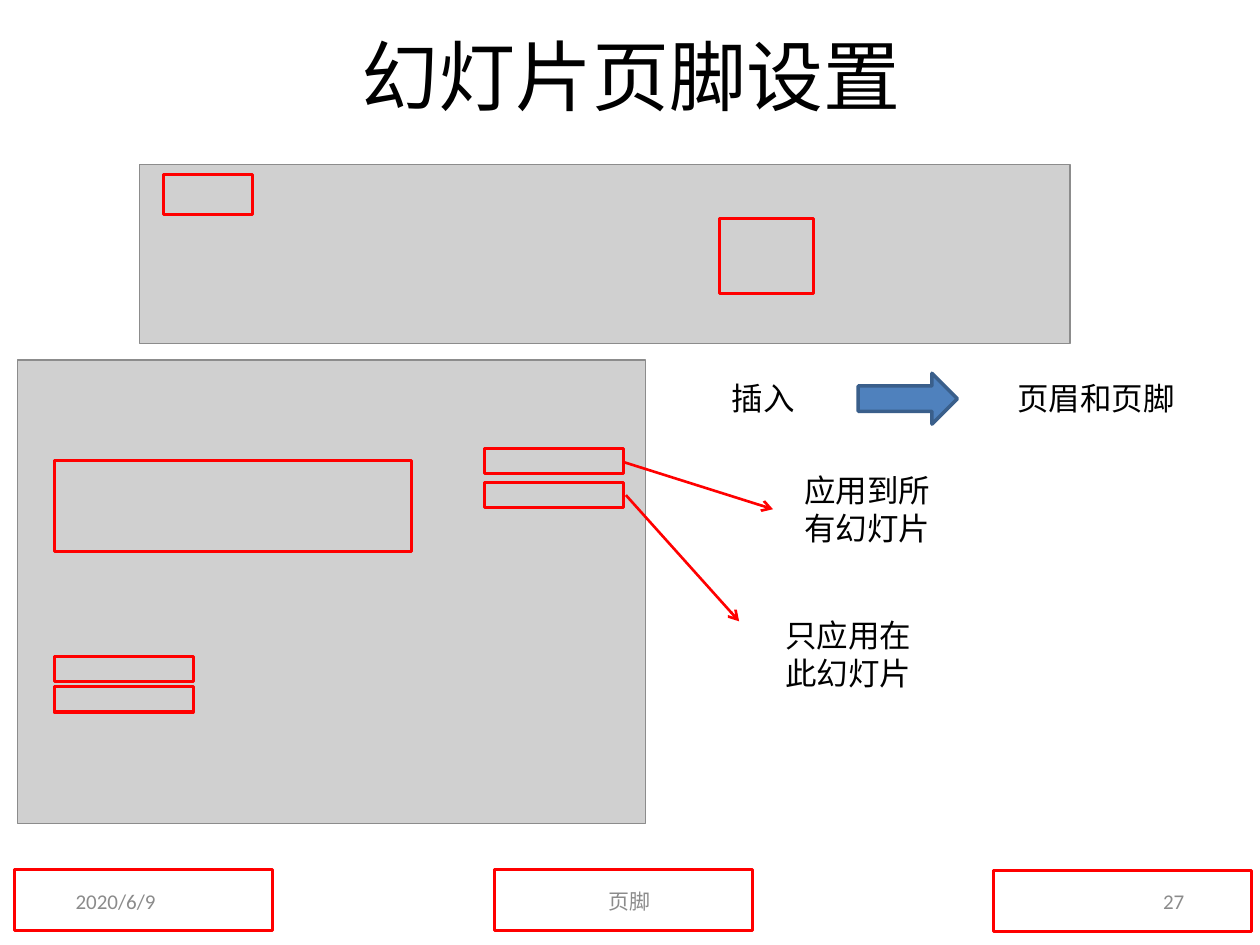
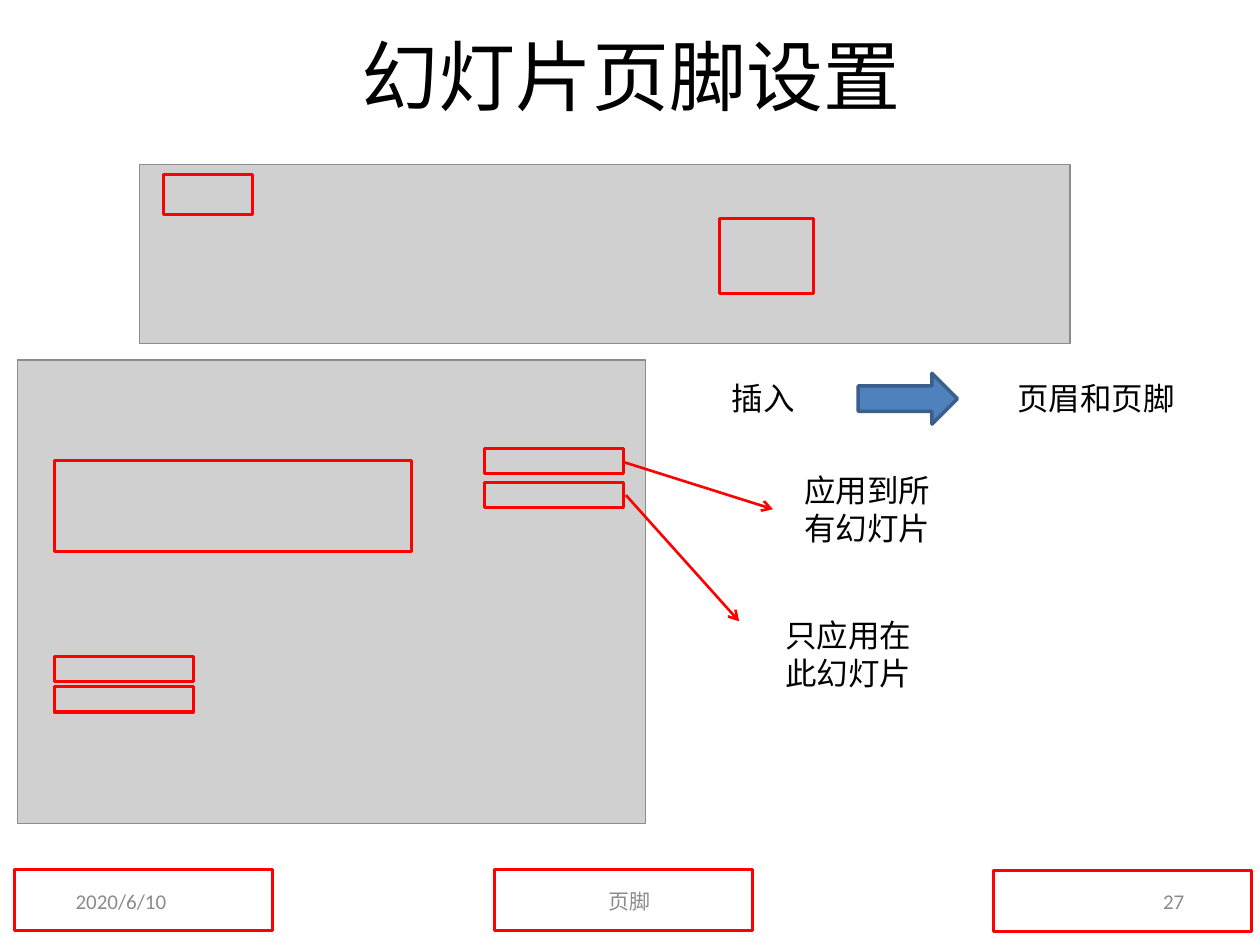
Before and after one commit to sans123wx/class, a slide deck: slide 27 of 第5章ppt/PowerPoint.pptx. Drawn at 1260x945 pixels with LibreOffice and Linux fonts; fonts in the diff are those of the drawing; grey boxes stand for pictures. Boxes give left, top, right and bottom in pixels: in the first picture for what was removed or moved away, otherwise in the second. Text is boxed around its words. In the diff, an @@ line names an element or a change of style, - is before the commit and + after.

```diff
--- a/第5章ppt/PowerPoint.pptx
+++ b/第5章ppt/PowerPoint.pptx
@@ text at box(76, 894, 167, 910): text changed @@
-2020/6/9
+2020/6/10
```
Also in this commit, not shown: 1 slide added.
